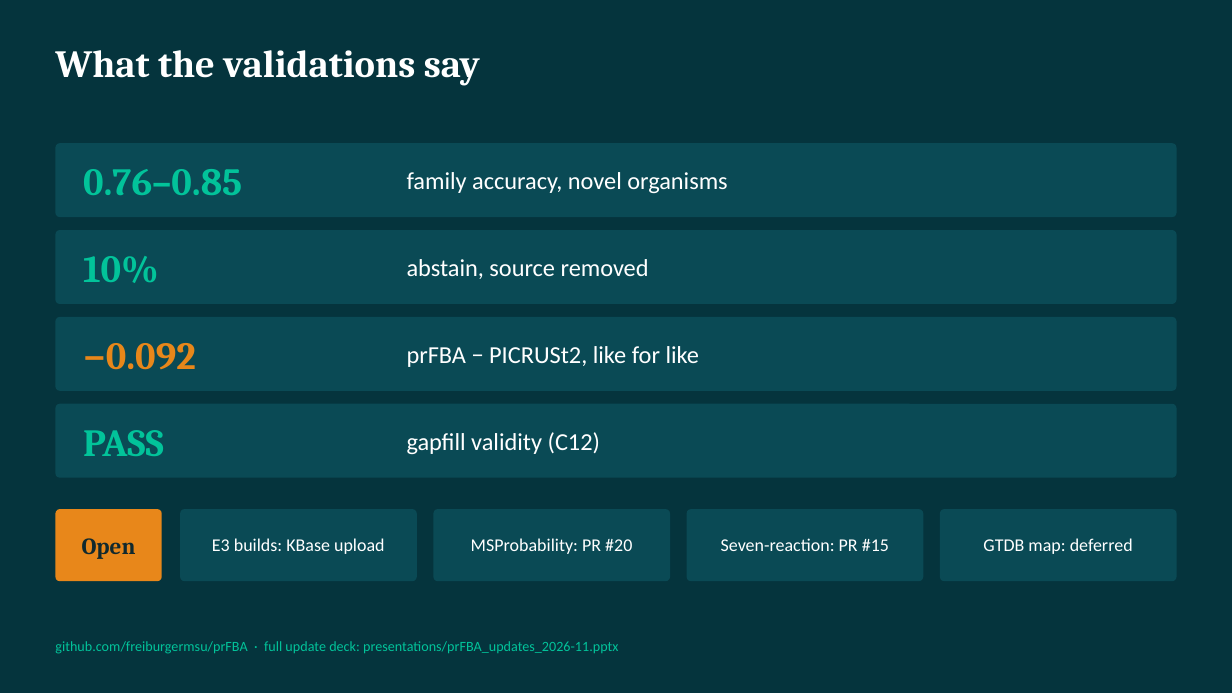
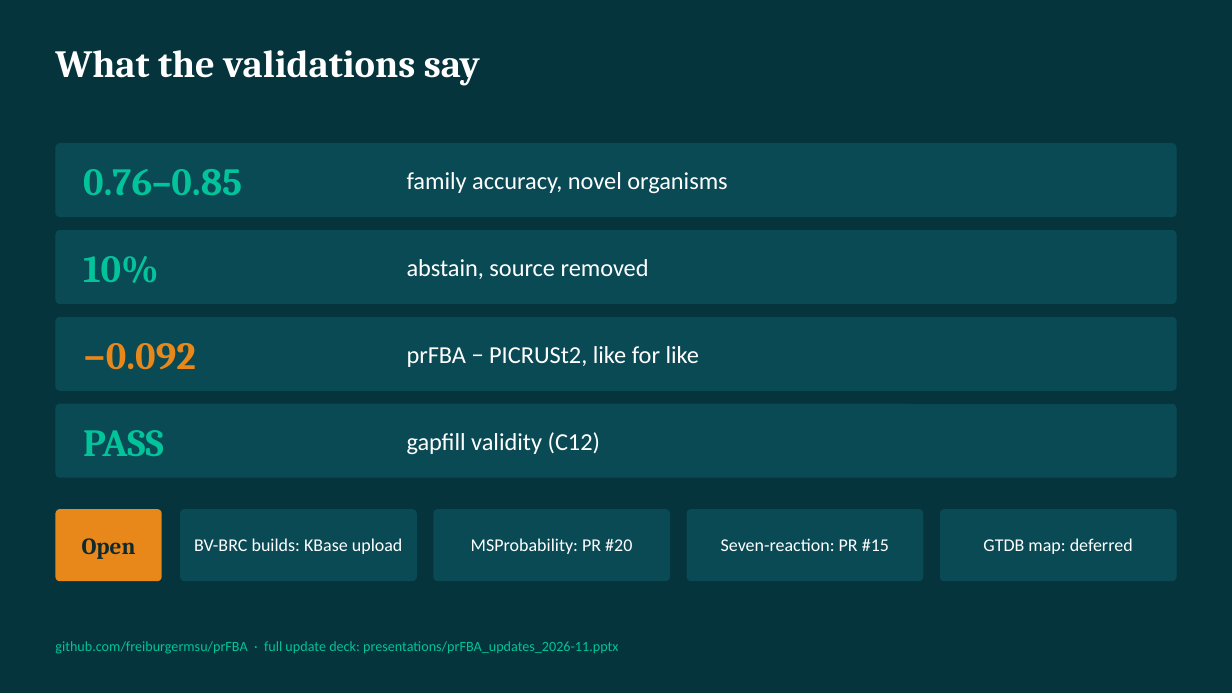
Before and after one commit to freiburgermsu/prFBA, a slide deck: slide 10 of presentations/prFBA_brief_2026-11.pptx. Drawn at 1232x693 pixels with LibreOffice and Linux fonts; fonts in the diff are those of the drawing. Boxes give left, top, right and bottom in pixels: in the first picture for what was removed or moved away, otherwise in the second. Text is boxed around its words. In the diff, an @@ line names an element or a change of style, - is before the commit and + after.

```diff
--- a/presentations/prFBA_brief_2026-11.pptx
+++ b/presentations/prFBA_brief_2026-11.pptx
@@ text in rounded rectangle at (x1=194, y1=538, x2=403, y2=554): text changed @@
-E3 builds: KBase upload
+BV-BRC builds: KBase upload
```
Also in this commit, not shown: 4 other files.
